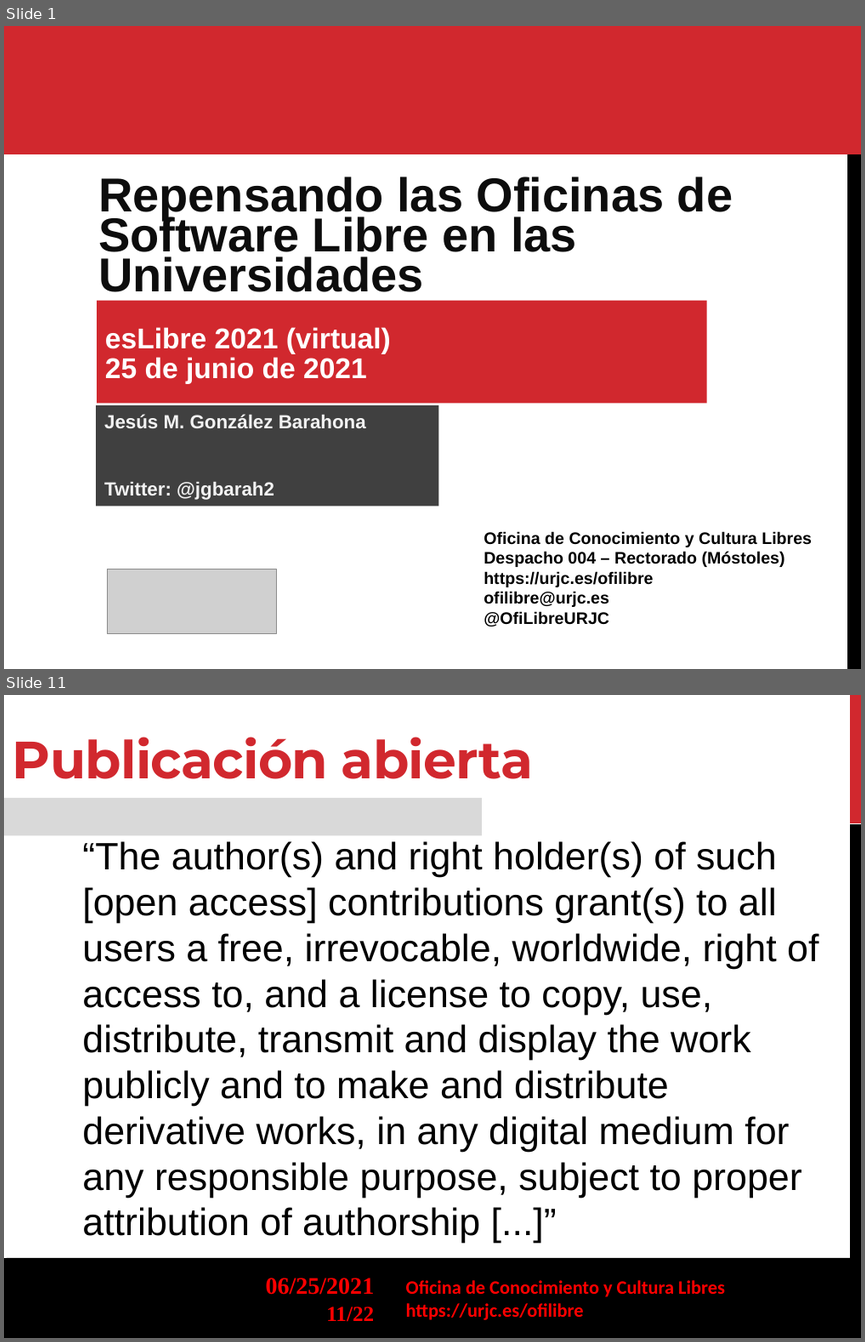
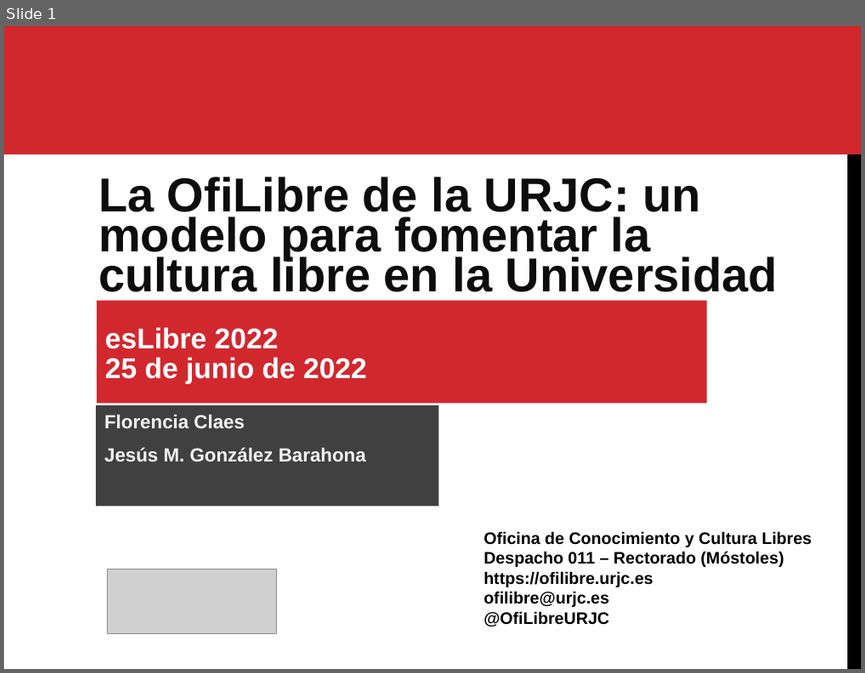
Before and after one commit to gabrielIzquierdo/OfiLibreGabri.github.io, a slide deck: static/transpas/ofilibre/Modelo-OfiLibre.odp. Shown one above the other, each under a label of ours: slides 1 and 11 before the commit, slide 1 after it; the slides between them are not shown. The pictures are 865x1342 and 865x673 pixels, drawn with LibreOffice and Linux fonts; fonts in the diff are those of the drawing; grey boxes stand for pictures; background and template pictures are left out. Boxes give left, top, right and bottom in pixels: in the first picture for what was removed or moved away, otherwise in the second. Text is boxed around its words. In the diff, an @@ line names an element or a change of style, - is before the commit and + after.

Commit message:
Añadiendo charla en esLibre 2022

```diff
--- a/static/transpas/ofilibre/Modelo-OfiLibre.odp
+++ b/static/transpas/ofilibre/Modelo-OfiLibre.odp
@@ slide 11 removed at bbox=[4, 695, 861, 1338], background #FFFFFF @@
@@ freeform shape removed at bbox=[850, 695, 861, 823] @@
@@ text removed at bbox=[12, 737, 533, 779] @@
-Publicación abierta
@@ rectangle removed at bbox=[4, 798, 481, 835] @@
@@ text removed at bbox=[82, 841, 818, 1242] @@
-“The author(s) and right holder(s) of such [open access] contributions grant(s) to all users a free, irrevocable, worldwide, right of access to, and a license to copy, use, distribute, transmit and display the work publicly and to make and distribute derivative works, in any digital medium for any responsible purpose, subject to proper attribution of authorship [...]”
@@ freeform shape removed at bbox=[850, 824, 861, 1338] @@
@@ freeform shape removed at bbox=[4, 1257, 861, 1338] @@
@@ text removed at bbox=[266, 1277, 375, 1294] @@
-06/25/2021
@@ text removed at bbox=[406, 1280, 725, 1320] @@
-Oficina de Conocimiento y Cultura Libres
-https://urjc.es/ofilibre
@@ page number removed at bbox=[326, 1306, 374, 1321] @@
-11/22
@@ slide 1 changed as well @@
@@ text at bbox=[98, 176, 778, 292]: text changed @@
-Repensando las Oficinas de Software Libre en las Universidades
+La OfiLibre de la URJC: un modelo para fomentar la cultura libre en la Universidad
@@ text in rectangle at bbox=[105, 327, 367, 384]: text changed @@
-esLibre 2021 (virtual)
-25 de junio de 2021
+esLibre 2022
+25 de junio de 2022
@@ text in rectangle at bbox=[104, 414, 245, 428]: paragraph added @@
+Florencia Claes
@@ text in rectangle at bbox=[104, 482, 274, 499]: paragraph removed @@
-Twitter: @jgbarah2
@@ text at bbox=[483, 550, 783, 587]: text changed @@
-Despacho 004 – Rectorado (Móstoles)
-https://urjc.es/ofilibre
+Despacho 011 – Rectorado (Móstoles)
+https://ofilibre.urjc.es
```
Also in this commit, not shown: 15 other slides changed, 5 slides added, 5 other slides removed, 5 other files.
